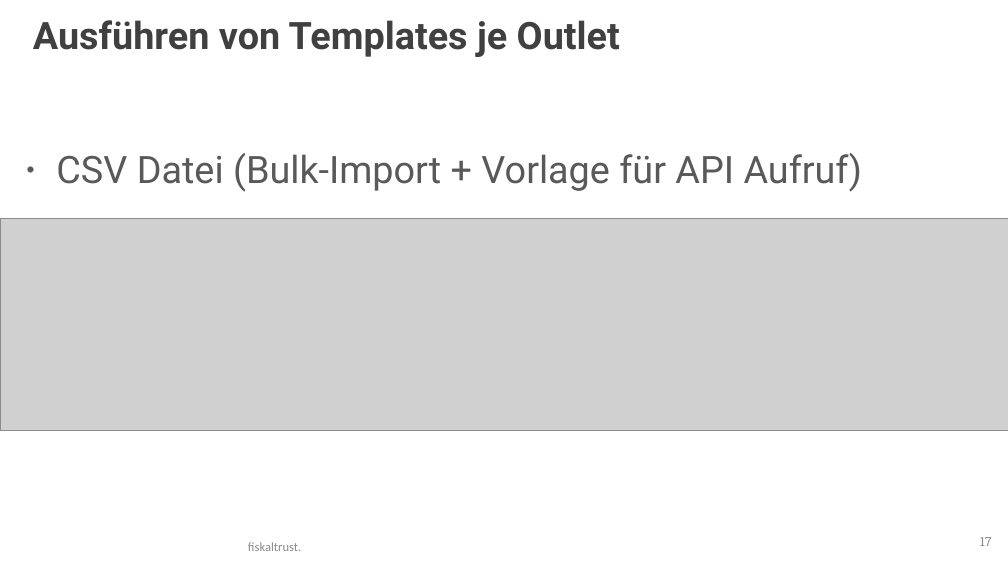
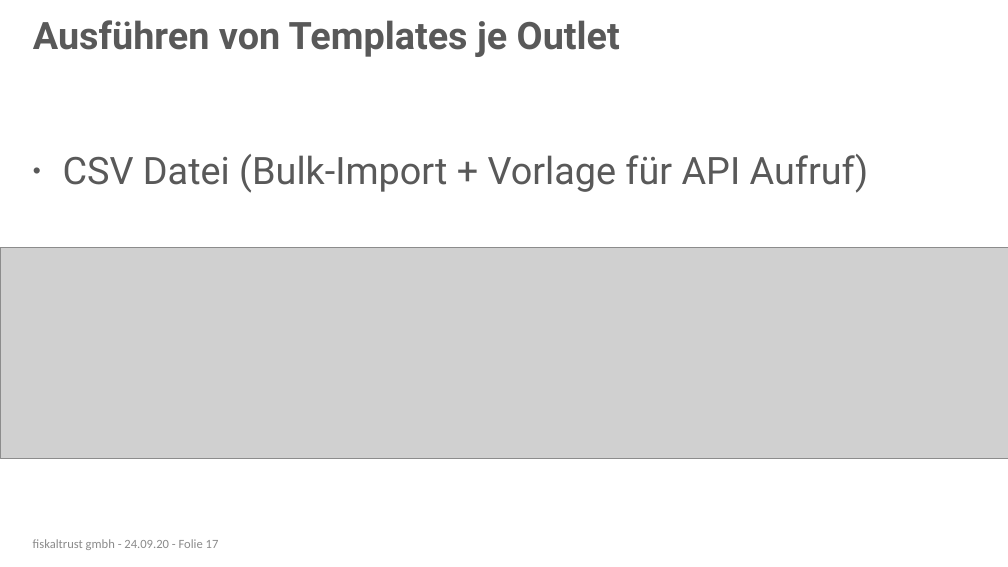
Before and after one commit to fiskaltrust/productdescription-de-doc, a slide deck: slide 17 of for-posdealers/presentation/tech/media/posdealer-tech-rollout.pptx. Drawn at 1008x567 pixels with LibreOffice and Linux fonts; fonts in the diff are those of the drawing; grey boxes stand for pictures; background and template pictures are left out. Boxes give left, top, right and bottom in pixels: in the first picture for what was removed or moved away, otherwise in the second. Text is boxed around its words. In the diff, an @@ line names an element or a change of style, - is before the commit and + after.

```diff
--- a/for-posdealers/presentation/tech/media/posdealer-tech-rollout.pptx
+++ b/for-posdealers/presentation/tech/media/posdealer-tech-rollout.pptx
@@ title "Ausführen von Templates je Outlet" at (x1=33, y1=20, x2=620, y2=57): text colour #404040 to #595959 @@
@@ text "CSV Datei (Bulk-Import + Vorlage ..." moved from (x1=56, y1=153, x2=863, y2=192) to (x1=63, y1=154, x2=869, y2=193) @@
@@ picture moved from (x1=0, y1=219, x2=1008, y2=430) to (x1=0, y1=247, x2=1008, y2=459) @@
@@ text added at (x1=33, y1=539, x2=219, y2=550), 12 pt, text #8C8C8C @@
+fiskaltrust gmbh - 24.09.20 - Folie 17
@@ page number removed at (x1=980, y1=537, x2=992, y2=546) @@
-17
@@ text removed at (x1=248, y1=542, x2=301, y2=551) @@
-fiskaltrust.
```
Also in this commit, not shown: 21 other slides changed, 1 slide added.
